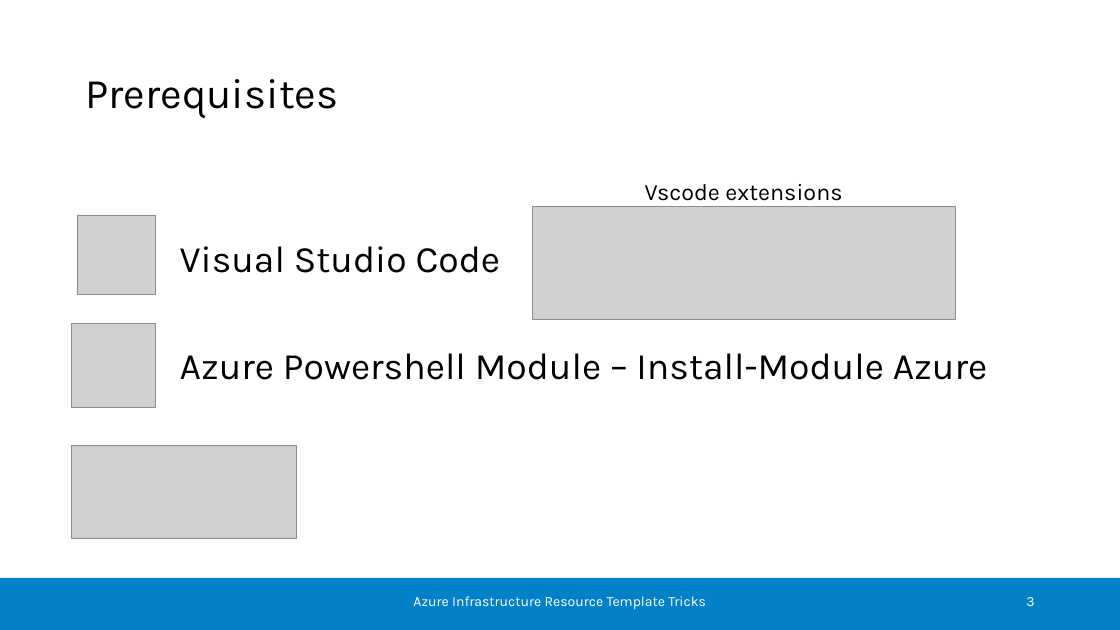
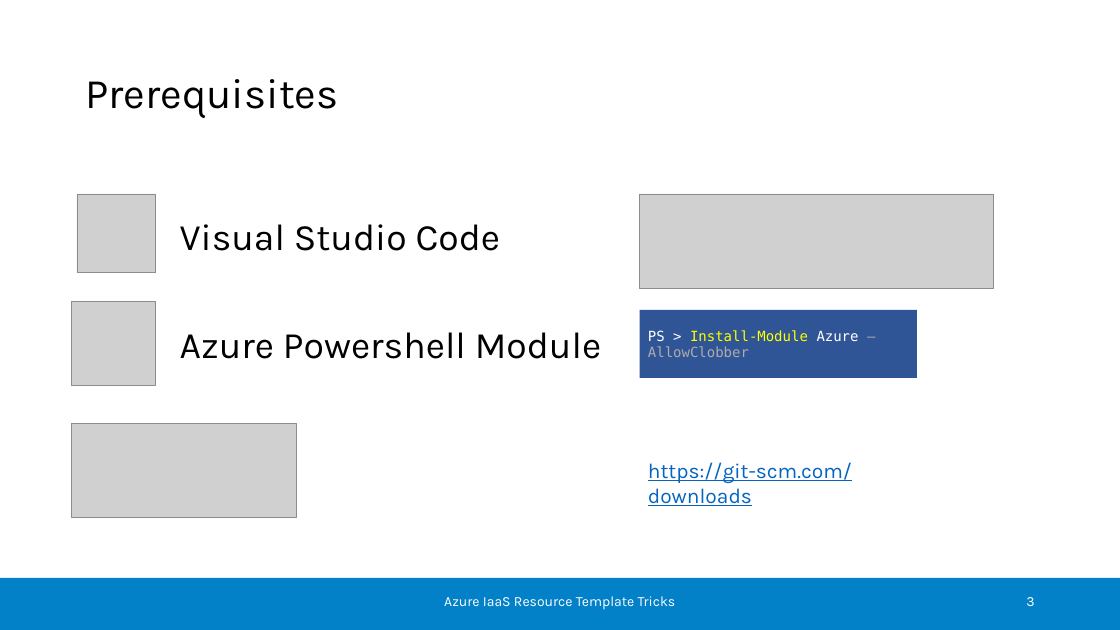
Before and after one commit to ceterion/ct.arm.meetup.deploychristmas, a slide deck: slide 3 of Azure Resource Templates Meetup Bonn.pptx. Drawn at 1120x630 pixels with LibreOffice and Linux fonts; fonts in the diff are those of the drawing; grey boxes stand for pictures; background and template pictures are left out. Boxes give left, top, right and bottom in pixels: in the first picture for what was removed or moved away, otherwise in the second. Text is boxed around its words. In the diff, an @@ line names an element or a change of style, - is before the commit and + after.

Commit message:
New Slide Deck version

```diff
--- a/Azure Resource Templates Meetup Bonn.pptx
+++ b/Azure Resource Templates Meetup Bonn.pptx
@@ 3 pictures, 1 text: place and size @@
-3 pictures, 1 text at bbox=[71, 216, 501, 539]
+3 pictures, 1 text at bbox=[71, 194, 501, 518]
@@ picture: place and size @@
-picture at bbox=[533, 207, 955, 319]
+picture at bbox=[639, 194, 993, 289]
@@ text removed at bbox=[645, 184, 842, 201] @@
-Vscode extensions
@@ rectangle added at bbox=[639, 310, 917, 378], fill #2F5597, 12 pt, text #FFFF00 @@
+PS > Install-Module Azure –AllowClobber
@@ text at bbox=[180, 332, 601, 359]: text changed @@
-Azure Powershell Module – Install-Module Azure
+Azure Powershell Module
@@ text added at bbox=[648, 462, 852, 506], 18 pt, text #0563C1, underline @@
+https://git-scm.com/downloads
@@ text at bbox=[444, 596, 676, 610]: text changed @@
-Azure Infrastructure Resource Template Tricks
+Azure IaaS Resource Template Tricks
```
Also in this commit, not shown: 1 other slide changed.
